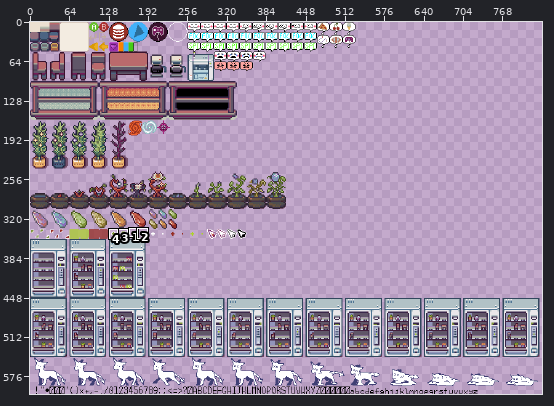
One commit to this sprite sheet: prototype/sprites/atlas.png. The first picture is a wide view before the edit; the outline marks the close-up.
Close-up. The starting point:
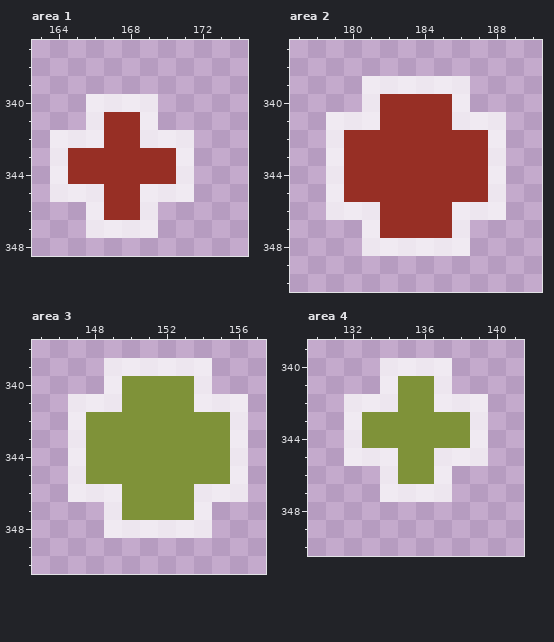
The file is 832x604 pixels. Colours within 5 levels of each other are drawn and written as one. Shown: area 1: x 163..174, y 337..348; area 2: x 177..190, y 337..350; area 3: x 145..157, y 338..350; area 4: x 130..141, y 339..350. The commit also changed other parts of the picture, which this record leaves out.
And afterwards:
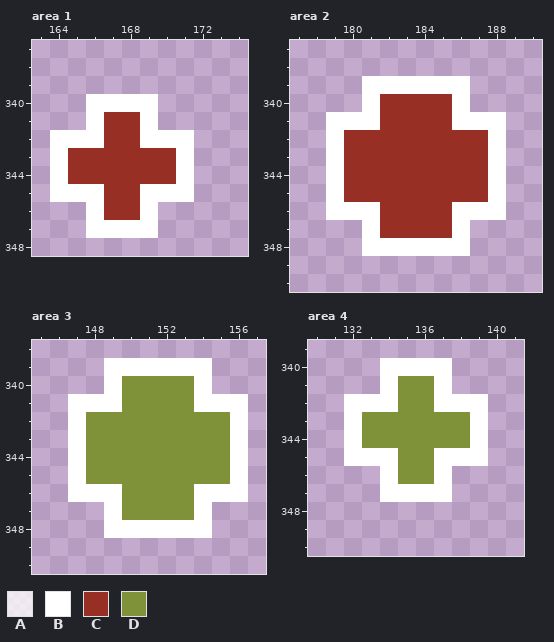
Palette (. is transparent): A #ffffffbf  B #ffffff  C #972f25  D #7f9239
Diff:
--- area 1
@@ x 163..174 @@
 339 ............
-340 ...AAAA.....
-341 ...ACCA.....
-342 .AAACCAAA...
-343 .ACCCCCCA...
-344 .ACCCCCCA...
-345 .AAACCAAA...
-346 ...ACCA.....
-347 ...AAAA.....
+340 ...BBBB.....
+341 ...BCCB.....
+342 .BBBCCBBB...
+343 .BCCCCCCB...
+344 .BCCCCCCB...
+345 .BBBCCBBB...
+346 ...BCCB.....
+347 ...BBBB.....
 348 ............
--- area 2
@@ x 177..190 @@
 338 ..............
-339 ....AAAAAA....
-340 ....ACCCCA....
-341 ..AAACCCCAAA..
-342 ..ACCCCCCCCA..
-343 ..ACCCCCCCCA..
-344 ..ACCCCCCCCA..
-345 ..ACCCCCCCCA..
-346 ..AAACCCCAAA..
-347 ....ACCCCA....
-348 ....AAAAAA....
+339 ....BBBBBB....
+340 ....BCCCCB....
+341 ..BBBCCCCBBB..
+342 ..BCCCCCCCCB..
+343 ..BCCCCCCCCB..
+344 ..BCCCCCCCCB..
+345 ..BCCCCCCCCB..
+346 ..BBBCCCCBBB..
+347 ....BCCCCB....
+348 ....BBBBBB....
 349 ..............
--- area 3
@@ x 145..157 @@
 338 .............
-339 ....AAAAAA...
-340 ....ADDDDA...
-341 ..AAADDDDAAA.
-342 ..ADDDDDDDDA.
-343 ..ADDDDDDDDA.
-344 ..ADDDDDDDDA.
-345 ..ADDDDDDDDA.
-346 ..AAADDDDAAA.
-347 ....ADDDDA...
-348 ....AAAAAA...
+339 ....BBBBBB...
+340 ....BDDDDB...
+341 ..BBBDDDDBBB.
+342 ..BDDDDDDDDB.
+343 ..BDDDDDDDDB.
+344 ..BDDDDDDDDB.
+345 ..BDDDDDDDDB.
+346 ..BBBDDDDBBB.
+347 ....BDDDDB...
+348 ....BBBBBB...
 349 .............
--- area 4
@@ x 130..141 @@
 339 ............
-340 ....AAAA....
-341 ....ADDA....
-342 ..AAADDAAA..
-343 ..ADDDDDDA..
-344 ..ADDDDDDA..
-345 ..AAADDAAA..
-346 ....ADDA....
-347 ....AAAA....
+340 ....BBBB....
+341 ....BDDB....
+342 ..BBBDDBBB..
+343 ..BDDDDDDB..
+344 ..BDDDDDDB..
+345 ..BBBDDBBB..
+346 ....BDDB....
+347 ....BBBB....
 348 ............
